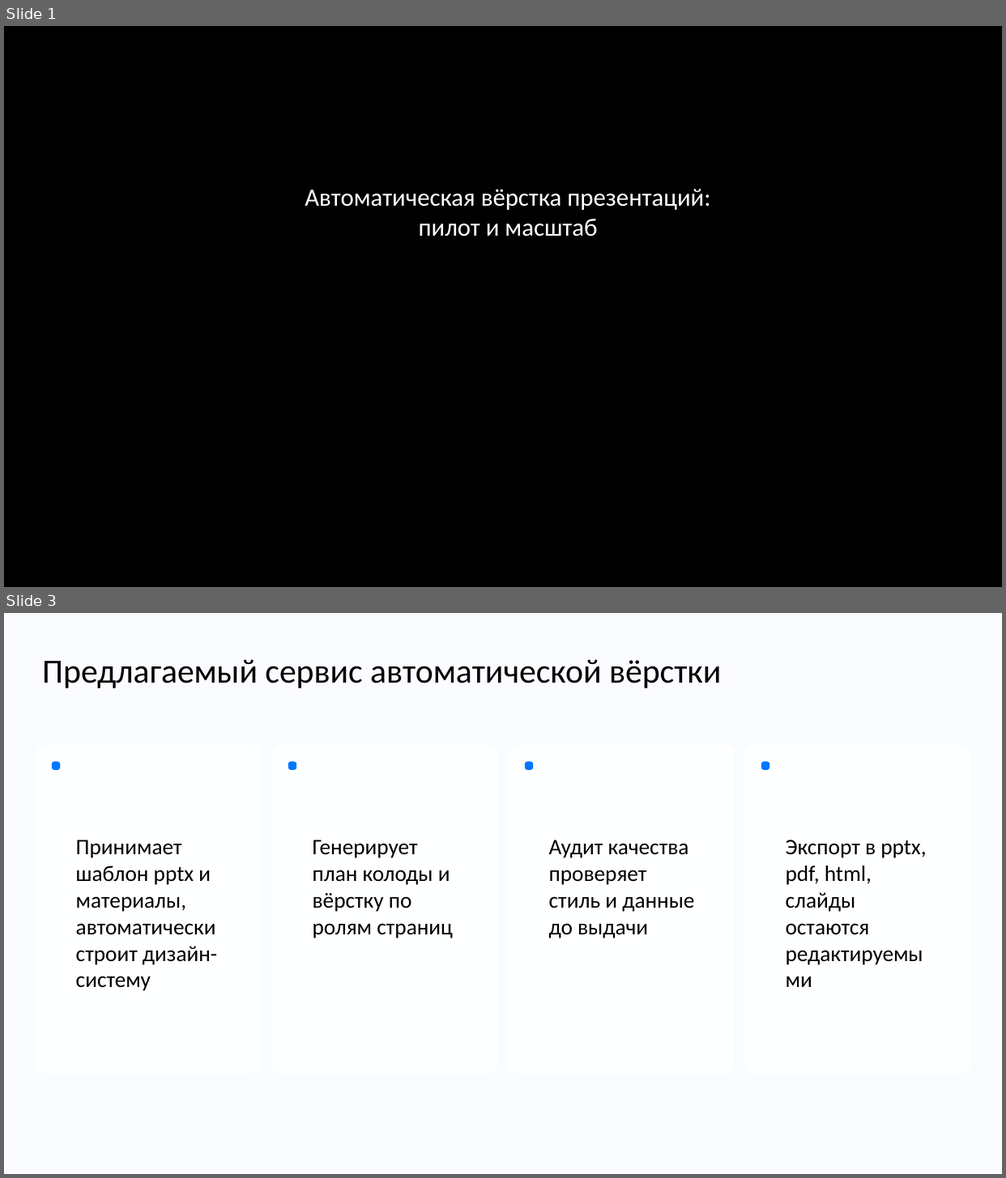
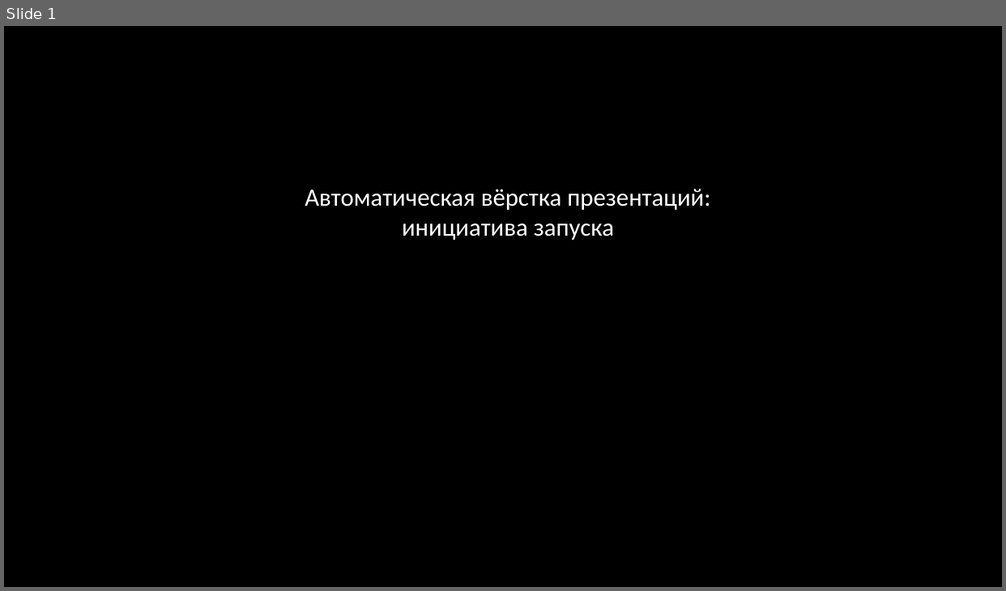
Before and after one commit to DiFoxenGit/-VKTechHackathon, a slide deck: samples/VK_Tech_шаблон__classic.pptx. Shown one above the other, each under a label of ours: slides 1 and 3 before the commit, slide 1 after it; the slides between them are not shown. The pictures are 1006x1178 and 1006x591 pixels, drawn with LibreOffice and Linux fonts; fonts in the diff are those of the drawing; background and template pictures are left out. Boxes give left, top, right and bottom in pixels: in the first picture for what was removed or moved away, otherwise in the second. Text is boxed around its words. In the diff, an @@ line names an element or a change of style, - is before the commit and + after.

```diff
--- a/samples/VK_Tech_шаблон__classic.pptx
+++ b/samples/VK_Tech_шаблон__classic.pptx
@@ slide 3 removed at [4, 613, 1002, 1174], background #FAFCFF @@
@@ text removed at [42, 659, 721, 688] @@
-Предлагаемый сервис автоматической вёрстки
@@ rounded rectangle removed at [35, 745, 262, 1074] @@
@@ rounded rectangle removed at [271, 745, 498, 1074] @@
@@ rounded rectangle removed at [508, 745, 735, 1074] @@
@@ rounded rectangle removed at [744, 745, 971, 1074] @@
@@ rounded rectangle removed at [52, 762, 60, 769] @@
@@ rounded rectangle removed at [288, 762, 296, 769] @@
@@ rounded rectangle removed at [525, 762, 533, 769] @@
@@ rounded rectangle removed at [761, 762, 769, 769] @@
@@ text removed at [76, 840, 217, 991] @@
-Принимает шаблон pptx и материалы, автоматически строит дизайн-систему
@@ text removed at [313, 840, 453, 939] @@
-Генерирует план колоды и вёрстку по ролям страниц
@@ text removed at [549, 840, 694, 939] @@
-Аудит качества проверяет стиль и данные до выдачи
@@ text removed at [786, 840, 926, 935] @@
-Экспорт в pptx, pdf, html, слайды остаются редактируемыми
@@ slide 1 changed as well @@
@@ text at [305, 189, 710, 240]: text changed @@
-Автоматическая вёрстка презентаций: пилот и масштаб
+Автоматическая вёрстка презентаций: инициатива запуска
```
Also in this commit, not shown: 1 other slide changed, 10 slides added, 7 other slides removed, 21 other files.
